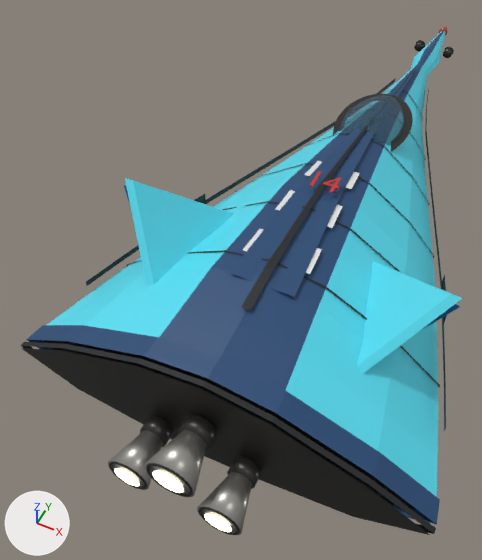
The glTF model ThoriumGap_JS/models/Ship_PyramidLifter_290115.glb: old version first, new version second.
Rendered twice from a 50 mm lens placed at (1.36, -5.59, 4.47), pointed at (-0.65, -1.58, -0.54). Arrows for +X, +Y and +Z are at lower left; the lights stay in place. The older version comes first. Where no turn or scale is listed for an object, it has been applied to the vertices.

Script lines for the objects in view, before the commit:
```python
ob_canopyframe_lowinsetarmoredovalrim = bpy.data.objects.new('CanopyFrame_LowInsetArmoredOvalRim', me_canopyframe_lowinsetarmoredovalrim_mesh)
ob_canopyframe_lowinsetarmoredovalrim.location = (0.0, 0.0, 0.0)
ob_enginedeck_aftouterarmorcollar = bpy.data.objects.new('EngineDeck_AftOuterArmorCollar', me_enginedeck_aftouterarmorcollar_mesh)
ob_enginedeck_aftouterarmorcollar.location = (0.0, 0.0, 0.0)
ob_fuselage_mainpyramidalliftingbody = bpy.data.objects.new('Fuselage_MainPyramidalLiftingBody', me_fuselage_mainpyramidalliftingbody_mesh)
ob_fuselage_mainpyramidalliftingbody.location = (0.0, 0.0, 0.0)
ob_nose_facetedramneedle = bpy.data.objects.new('Nose_FacetedRamNeedle', me_nose_facetedramneedle_mesh)
ob_nose_facetedramneedle.location = (0.0, 0.0, 0.0)
ob_paintdorsalsplit_primarycentralarmor = bpy.data.objects.new('PaintDorsalSplit_PrimaryCentralArmor', me_paintdorsalsplit_primarycentralarmor_mesh)
ob_paintdorsalsplit_primarycentralarmor.location = (0.0, 0.0, 0.0)
ob_tailfin_left_shortcantedstabilizer = bpy.data.objects.new('TailFin_Left_ShortCantedStabilizer', me_tailfin_left_shortcantedstabilizer_mesh)
ob_tailfin_left_shortcantedstabilizer.location = (0.0, 0.0, 0.0)
ob_tailfin_right_shortcantedstabilizer = bpy.data.objects.new('TailFin_Right_ShortCantedStabilizer', me_tailfin_right_shortcantedstabilizer_mesh)
ob_tailfin_right_shortcantedstabilizer.location = (0.0, 0.0, 0.0)
# also in view: 'EngineThroat_CenterUpper_DarkRecessedSocket' at (0.0, -3.57, 0.11); 'CanopyGlass_LowInsetSmokedDome' at (0.0, 0.15, 0.5); 'EngineBell_LeftLower_BurnishedNozzle' at (-0.38, -3.79, -0.18); 'EngineThroat_RightLower_DarkRecessedSocket' at (0.38, -3.57, -0.18); 'EngineBell_CenterUpper_BurnishedNozzle' at (0.0, -3.79, 0.11)
```
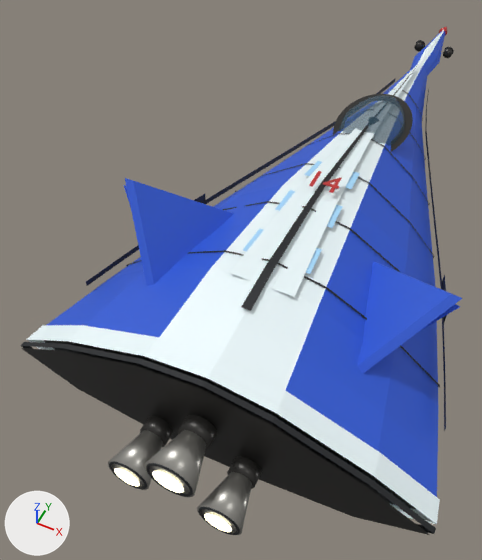
What differs and where, as boxes [x1, y1, x2, y2] in the pictures (482 x 560 px):
'Fuselage_MainPyramidalLiftingBody', recoloured: [42, 63, 438, 510] in both
'EngineDeck_AftOuterArmorCollar', recoloured: [26, 325, 440, 524] in both
'PaintDorsalSplit_PrimaryCentralArmor', recoloured: [229, 68, 417, 297] in both
'TailFin_Left_ShortCantedStabilizer', recoloured (cyan to blue): [125, 178, 233, 286] in both
'TailFin_Right_ShortCantedStabilizer', recoloured (cyan to blue): [357, 262, 462, 373] in both
'Nose_FacetedRamNeedle', recoloured: [410, 30, 445, 76] in both

The change, as a diff of the scene's bpy script:
```diff
--- a/ThoriumGap_JS/models/Ship_PyramidLifter_290115.glb.py
+++ b/ThoriumGap_JS/models/Ship_PyramidLifter_290115.glb.py
@@ mat_ship_pyramidlifterfamily_anvilcourier_diamond_vault_top_bottom_split_seed290115_paint_primary_navyivory @@
 mat_ship_pyramidlifterfamily_anvilcourier_diamond_vault_top_bottom_split_seed290115_paint_primary_navyivory = principled_material('Ship_PyramidLifterFamily_AnvilCourier_diamond_vault_top_bottom_split_Seed290115_Paint_Primary_NavyIvory')
-mat_ship_pyramidlifterfamily_anvilcourier_diamond_vault_top_bottom_split_seed290115_paint_primary_navyivory.base_color = (0.018, 0.07, 0.18)  # dark blue #244b76
+mat_ship_pyramidlifterfamily_anvilcourier_diamond_vault_top_bottom_split_seed290115_paint_primary_navyivory.base_color = (0.863, 0.973, 1.0)  # white #effcff
 mat_ship_pyramidlifterfamily_anvilcourier_diamond_vault_top_bottom_split_seed290115_paint_primary_navyivory.metallic = 0.035
@@ mat_ship_pyramidlifterfamily_anvilcourier_diamond_vault_top_bottom_split_seed290115_hull_main @@
 mat_ship_pyramidlifterfamily_anvilcourier_diamond_vault_top_bottom_split_seed290115_hull_main = principled_material('Ship_PyramidLifterFamily_AnvilCourier_diamond_vault_top_bottom_split_Seed290115_Hull_Main')
-mat_ship_pyramidlifterfamily_anvilcourier_diamond_vault_top_bottom_split_seed290115_hull_main.base_color = (0.0976, 0.738, 0.896)  # cyan #58dff3
+mat_ship_pyramidlifterfamily_anvilcourier_diamond_vault_top_bottom_split_seed290115_hull_main.base_color = (0.0293, 0.108, 0.674)  # blue #305cd6
 mat_ship_pyramidlifterfamily_anvilcourier_diamond_vault_top_bottom_split_seed290115_hull_main.metallic = 0.05
```
